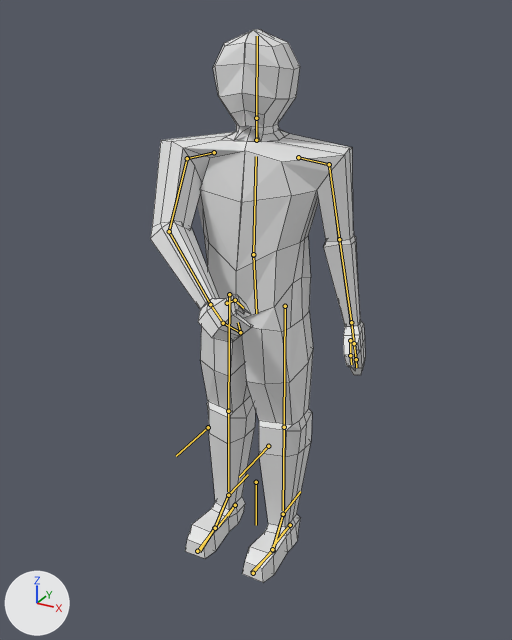
A saved change to the Blender file characters/player/Char/char.blend.
Both versions are drawn from a 50 mm camera at (2.74, -4.95, 4.77) aimed at (0.12, -0.19, 2.39). Lighting does not change. The marker at lower left points along +X, +Y and +Z. Both versions are drawn at frame 30 of the action 'attack_left'; the numbers are the values there. The bones that bend it are drawn over the model as lines. Mesh edges are drawn as thin lines.

Names of what the first picture shows: 'Char'.
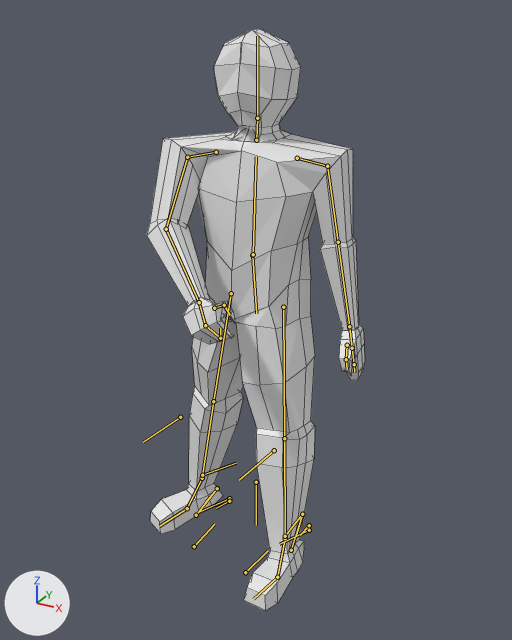
Changed parts and their boxes (x1, y1, x2, y2) in the pictures (512 x 640 px):
```json
{"object": "Char", "change": "posed", "before": [150, 29, 365, 583], "after": [147, 29, 365, 611]}
{"bone": "hand.R", "before": "(210, 304) to (223, 323)", "after": "(199, 302) to (205, 325)"}
{"bone": "IK-toe.L", "before": "(290, 525) to (272, 546)", "after": "(309, 530) to (279, 544)"}
{"bone": "CTRL-heel-roll.L", "before": "(290, 525) to (281, 535)", "after": "(309, 525) to (300, 535)"}
{"bone": "IK-leg.L", "before": "(283, 514) to (300, 491)", "after": "(285, 536) to (304, 512)"}
{"bone": "IK-target-leg.L", "before": "(268, 446) to (239, 477)", "after": "(274, 450) to (239, 480)"}
{"bone": "IK-toe.R", "before": "(235, 505) to (218, 526)", "after": "(229, 498) to (200, 511)"}
{"bone": "CTRL-heel-roll.R", "before": "(235, 505) to (228, 515)", "after": "(229, 501) to (216, 508)"}
{"bone": "IK-leg.R", "before": "(228, 495) to (248, 474)", "after": "(202, 475) to (236, 463)"}
{"bone": "IK-target-leg.R", "before": "(208, 427) to (176, 456)", "after": "(180, 417) to (143, 442)"}
```

The change, as JSON lines over the scene's bpy script:
```json
{"block": "bone_root", "where": "bone_root = bpy.data.objects['Armature'].pose.bones['root']"}
{"op": "set", "path": "bone_root.rotation_quaternion", "old": "(1.0, 0.0, 0.0, 0.0)", "new": "(0.999, 0.0, 0.052, 0.0)", "note": "degrees (0, 0, 0) -> degrees (0, 6, 0)"}
{"block": "bone_hand_r", "where": "bone_hand_r = bpy.data.objects['Armature'].pose.bones['hand.R']  # child of 'forearm.R'"}
{"op": "set", "path": "bone_hand_r.rotation_quaternion", "old": "(0.983, 0.067, 0.105, 0.062)", "new": "(0.99, 0.029, 0.039, -0.059)", "note": "degrees (9, 12, 8) -> degrees (3, 5, -7)"}
{"block": "bone_ik_toe_l", "where": "bone_ik_toe_l = bpy.data.objects['Armature'].pose.bones['IK-toe.L']  # child of 'CTRL-toe-roll.L'"}
{"op": "set", "path": "bone_ik_toe_l.location", "old": "(0.0, 0.0, 0.0)", "new": "(-0.175, -0.083, -0.004)"}
{"op": "set", "path": "bone_ik_toe_l.rotation_quaternion", "old": "(1.0, 0.0, 0.0, 0.0)", "new": "(0.983, 0.001, 0.006, -0.182)", "note": "degrees (0, 0, 0) -> degrees (0, 1, -21)"}
{"block": "bone_ctrl_heel_roll_l", "where": "bone_ctrl_heel_roll_l = bpy.data.objects['Armature'].pose.bones['CTRL-heel-roll.L']  # child of 'IK-toe.L'"}
{"op": "set", "path": "bone_ctrl_heel_roll_l.location", "old": "(0.0, 0.0, 0.0)", "new": "(0.0, -0.002, 0.059)"}
{"op": "set", "path": "bone_ctrl_heel_roll_l.rotation_quaternion", "old": "(1.0, 0.0, 0.0, 0.0)", "new": "(0.975, -0.001, -0.007, 0.223)", "note": "degrees (0, 0, 0) -> degrees (0, -1, 26)"}
{"block": "bone_ik_leg_l", "where": "bone_ik_leg_l = bpy.data.objects['Armature'].pose.bones['IK-leg.L']  # child of 'CTRL-foot-roll.L'"}
{"op": "set", "path": "bone_ik_leg_l.location", "old": "(0.0, 0.0, 0.0)", "new": "(-0.003, -0.354, 0.0)"}
{"block": "bone_ik_target_leg_l", "where": "bone_ik_target_leg_l = bpy.data.objects['Armature'].pose.bones['IK-target-leg.L']  # child of 'root'"}
{"op": "set", "path": "bone_ik_target_leg_l.location", "old": "(0.0, 0.0, 0.0)", "new": "(-0.113, -0.005, 0.0)"}
{"block": "bone_ik_toe_r", "where": "bone_ik_toe_r = bpy.data.objects['Armature'].pose.bones['IK-toe.R']  # child of 'CTRL-toe-roll.R'"}
{"op": "set", "path": "bone_ik_toe_r.location", "old": "(0.0, 0.0, 0.0)", "new": "(0.097, 0.006, -0.001)"}
{"op": "set", "path": "bone_ik_toe_r.rotation_quaternion", "old": "(1.0, 0.0, 0.0, 0.0)", "new": "(0.974, -0.002, 0.008, -0.227)", "note": "degrees (0, 0, 0) -> degrees (0, 1, -26)"}
{"block": "bone_ctrl_heel_roll_r", "where": "bone_ctrl_heel_roll_r = bpy.data.objects['Armature'].pose.bones['CTRL-heel-roll.R']  # child of 'IK-toe.R'"}
{"op": "set", "path": "bone_ctrl_heel_roll_r.location", "old": "(0.0, 0.0, 0.0)", "new": "(-0.001, 0.002, -0.033)"}
{"block": "bone_ik_leg_r", "where": "bone_ik_leg_r = bpy.data.objects['Armature'].pose.bones['IK-leg.R']  # child of 'CTRL-foot-roll.R'"}
{"op": "set", "path": "bone_ik_leg_r.location", "old": "(0.0, 0.0, 0.0)", "new": "(-0.184, -0.073, 0.082)"}
{"block": "bone_ik_target_leg_r", "where": "bone_ik_target_leg_r = bpy.data.objects['Armature'].pose.bones['IK-target-leg.R']  # child of 'root'"}
{"op": "set", "path": "bone_ik_target_leg_r.location", "old": "(0.0, 0.0, 0.0)", "new": "(0.298, 0.018, -0.009)"}
```
